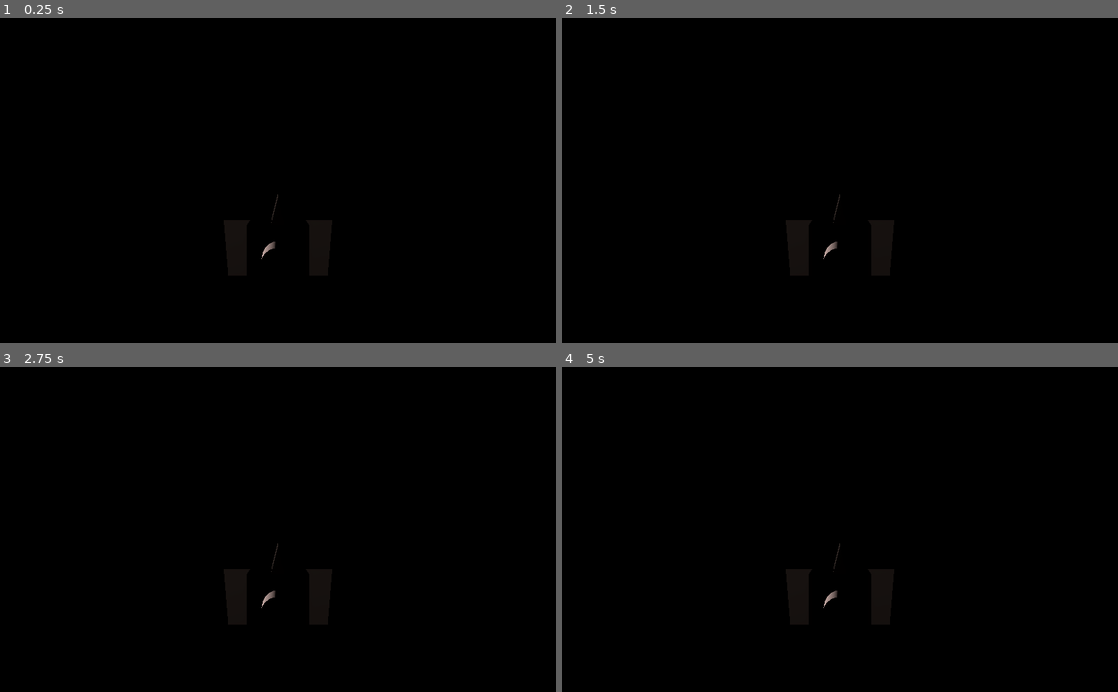
Above: before the commit, frames 1-4 (two rows, left to right).
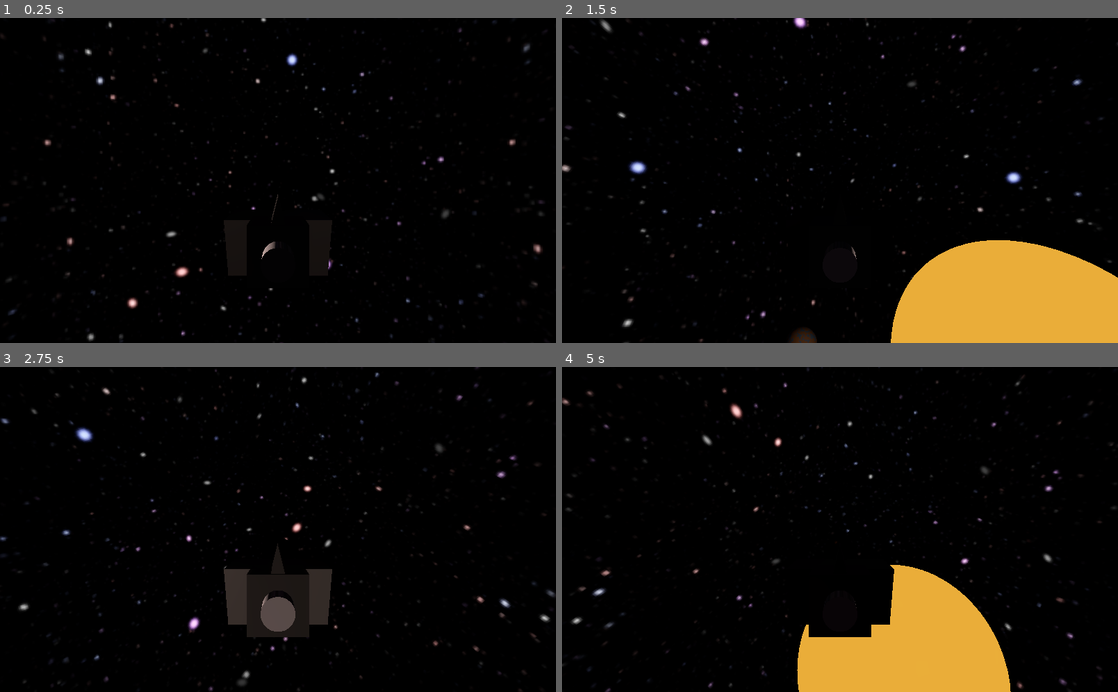
Above: after the commit, the same moments.

Repository: znapfel/space-demo
Game: Godot game, scene res://Game.tscn
Same seed, same stepped clock (60 frames per second), same inputs: the game is played once before the commit and once after it.
Inputs:
- Up to frame 1 (0.25 s): no input
- Up to frame 2 (1.5 s): tap Enter at 0.5 s; hold Right (ui_right) 0.53-1.28 s; hold Down (ui_down) from 1.28 s (still down)
- Up to frame 3 (2.75 s): release Down (ui_down) at 2.03 s; hold Right (ui_right) from 2.03 s (still down)
- Up to frame 4 (5 s): release Right (ui_right) at 2.78 s; hold Q (ui_forward) 2.78-3.53 s; tap Space at 3.5 s; hold Left (ui_left) from 3.53 s (still down)

The runs differ from the first frame. In frame 1, 1.4% of the frame differs, in the area x 0-99%, y 0-100%; in frame 2, 12%, in the area x 0-100%, y 0-100%; in frame 3, 5.0%; in frame 4, 11%.
Error before the commit: Parse Error: The method "transform_object_local" isn't declared in the current class. (res://Scripts/ship.gd:19)

Commit message:
fixed skybox butthole effect

Diff:
--- a/Assets/ship.tscn
+++ b/Assets/ship.tscn
@@ -35,10 +35,9 @@
 [sub_resource type="CylinderMesh" id=9]
 
 [node name="ship" type="KinematicBody"]
-transform = Transform( 1, 0, 0, 0, 1, 0, 0, 0, 1, 0, 0, 0 )
 
 [node name="CollisionShape" type="CollisionShape" parent="."]
-transform = Transform( -5.24537e-08, 0, 1.2, 0, 1.2, 0, -1.2, 0, -5.24537e-08, 0.346028, 0, 0 )
+transform = Transform( -5.24537e-008, 0, 1.2, 0, 1.2, 0, -1.2, 0, -5.24537e-008, 0.346028, 0, 0 )
 shape = SubResource( 1 )
 
 [node name="body" type="MeshInstance" parent="."]
@@ -47,29 +46,29 @@
 material/0 = SubResource( 3 )
 
 [node name="nose" type="MeshInstance" parent="."]
-transform = Transform( 9.55343e-16, 0.5, 2.18557e-08, 2.18557e-08, -2.18557e-08, 0.5, 0.5, 0, -2.18557e-08, 1.49501, 0, 0 )
+transform = Transform( 9.55343e-016, 0.5, 2.18557e-008, 2.18557e-008, -2.18557e-008, 0.5, 0.5, 0, -2.18557e-008, 1.49501, 0, 0 )
 mesh = SubResource( 4 )
 material/0 = SubResource( 3 )
 
 [node name="wings" type="MeshInstance" parent="."]
-transform = Transform( -0.430182, -0.409576, -8.74228e-08, -0.614364, 0.286788, 0, 3.76077e-08, 3.58063e-08, -1, 0, 0.2, 0 )
+transform = Transform( -0.430182, -0.409576, -8.74228e-008, -0.614364, 0.286788, 0, 3.76077e-008, 3.58063e-008, -1, 0, 0.2, 0 )
 mesh = SubResource( 5 )
 material/0 = SubResource( 3 )
 
 [node name="cockpit" type="MeshInstance" parent="."]
-transform = Transform( 0.4, 0, 0, 0, -1.74846e-08, -0.4, 0, 0.4, -1.74846e-08, 1.01459, 0.427698, 0 )
+transform = Transform( 0.4, 0, 0, 0, -1.74846e-008, -0.4, 0, 0.4, -1.74846e-008, 1.01459, 0.427698, 0 )
 mesh = SubResource( 6 )
 material/0 = SubResource( 7 )
 
 [node name="sick_tail_thing" type="MeshInstance" parent="."]
-transform = Transform( -1.09278e-08, 0, 0.5, 0, 0.5, 0, -0.25, 0, -2.18557e-08, -0.471948, 0.457108, 0 )
+transform = Transform( -1.09278e-008, 0, 0.5, 0, 0.5, 0, -0.25, 0, -2.18557e-008, -0.471948, 0.457108, 0 )
 mesh = SubResource( 8 )
 material/0 = SubResource( 3 )
 
 [node name="exhaust" type="MeshInstance" parent="."]
-transform = Transform( -1.09278e-08, -0.25, 0, 0.25, -1.09278e-08, 0, 0, 0, 0.25, -1.11535, 0, 0 )
+transform = Transform( -1.09278e-008, -0.25, 0, 0.25, -1.09278e-008, 0, 0, 0, 0.25, -1.11535, 0, 0 )
 mesh = SubResource( 9 )
 material/0 = null
 
 [node name="Camera" type="Camera" parent="."]
-transform = Transform( -4.37114e-08, 0, -1, 0, 1, 0, 1, 0, -4.37114e-08, -4.69152, 1.21681, 0 )
+transform = Transform( -4.37114e-008, 0, -1, 0, 1, 0, 1, 0, -4.37114e-008, -4.69152, 1.21681, 0 )
--- a/Game.tscn
+++ b/Game.tscn
@@ -1,13 +1,21 @@
-[gd_scene load_steps=18 format=2]
+[gd_scene load_steps=21 format=2]
 
 [ext_resource path="res://Assets/Environment.tscn" type="PackedScene" id=1]
-[ext_resource path="res://Assets/ship.tscn" type="PackedScene" id=2]
-[ext_resource path="res://Scripts/ship.gd" type="Script" id=3]
-[ext_resource path="res://Assets/sun.tscn" type="PackedScene" id=4]
-[ext_resource path="res://Scripts/orbit.gd" type="Script" id=5]
-[ext_resource path="res://Assets/planet.tscn" type="PackedScene" id=6]
-[ext_resource path="res://Scripts/planet.gd" type="Script" id=7]
-[ext_resource path="res://Scripts/Planet2.gd" type="Script" id=8]
+[ext_resource path="res://panorama_image.png" type="Texture" id=2]
+[ext_resource path="res://Assets/ship.tscn" type="PackedScene" id=3]
+[ext_resource path="res://Scripts/ship.gd" type="Script" id=4]
+[ext_resource path="res://Assets/sun.tscn" type="PackedScene" id=5]
+[ext_resource path="res://Scripts/orbit.gd" type="Script" id=6]
+[ext_resource path="res://Assets/planet.tscn" type="PackedScene" id=7]
+[ext_resource path="res://Scripts/planet.gd" type="Script" id=8]
+[ext_resource path="res://Scripts/Planet2.gd" type="Script" id=9]
+
+[sub_resource type="PanoramaSky" id=12]
+panorama = ExtResource( 2 )
+
+[sub_resource type="Environment" id=11]
+background_mode = 2
+background_sky = SubResource( 12 )
 
 [sub_resource type="SpatialMaterial" id=1]
 albedo_color = Color( 0.788235, 0.72549, 0.447059, 1 )
@@ -102,10 +110,11 @@
 [node name="Game" type="Spatial"]
 
 [node name="WorldEnvironment" parent="." instance=ExtResource( 1 )]
+environment = SubResource( 11 )
 
-[node name="ship" parent="." instance=ExtResource( 2 )]
+[node name="ship" parent="." instance=ExtResource( 3 )]
 transform = Transform( 0.5, 0, 0, 0, 0.5, 0, 0, 0, 0.5, 0.435344, 1.83332, 11.932 )
-script = ExtResource( 3 )
+script = ExtResource( 4 )
 
 [node name="Sun" type="MeshInstance" parent="."]
 transform = Transform( 5, 0, 0, 0, 5, 0, 0, 0, 5, -0.039698, 0.00368452, 0.00253135 )
@@ -114,36 +123,35 @@
 mesh = SubResource( 4 )
 material/0 = null
 
-[node name="sunlight" parent="Sun" instance=ExtResource( 4 )]
+[node name="sunlight" parent="Sun" instance=ExtResource( 5 )]
 transform = Transform( 2, 0, 0, 0, 2, 0, 0, 0, 2, -0.0119887, 0.0553586, 0.00626826 )
 light_color = Color( 0.996078, 0.858824, 0.831373, 1 )
 omni_range = 34.0366
 
 [node name="orbit" type="Spatial" parent="Sun"]
 transform = Transform( 0.906308, 0, 0.422618, 0, 1, 0, -0.422618, 0, 0.906308, 0, 0, 0 )
-script = ExtResource( 5 )
+script = ExtResource( 6 )
 
-[node name="planet" parent="Sun/orbit" instance=ExtResource( 6 )]
+[node name="planet" parent="Sun/orbit" instance=ExtResource( 7 )]
 transform = Transform( 0.5, 0, 0, 0, 0.5, 0, 0, 0, 0.5, 4.35487, -0.0250051, -1.86398 )
-script = ExtResource( 7 )
+script = ExtResource( 8 )
 
 [node name="orbit2" type="Spatial" parent="Sun"]
 transform = Transform( 0.0348994, 0, 0.999391, 0, 1, 0, -0.999391, 0, 0.0348994, 0, 0, 0 )
-script = ExtResource( 5 )
+script = ExtResource( 6 )
 
 [node name="Planet2" type="MeshInstance" parent="Sun/orbit2"]
 transform = Transform( 0.5, 0, 0, 0, 0.5, 0, 0, 0, 0.5, 3.85179, 0.0467983, -5.61736 )
 material_override = SubResource( 6 )
 mesh = SubResource( 7 )
 material/0 = null
-script = ExtResource( 8 )
+script = ExtResource( 9 )
 
 [node name="orbit3" type="Spatial" parent="."]
 transform = Transform( 0.453154, 0, 0.211309, 0, 0.5, 0, -0.211309, 0, 0.453154, -0.039698, 0.00368452, 0.00253135 )
-script = ExtResource( 5 )
+script = ExtResource( 6 )
 
 [node name="Viewport" type="Viewport" parent="."]
-editor/display_folded = true
 size = Vector2( 1024, 528 )
 hdr = false
 disable_3d = true
--- a/Scripts/ship.gd
+++ b/Scripts/ship.gd
@@ -15,5 +15,3 @@
 		rotate_object_local(Vector3(0, 0, -1), .05)
 	if (Input.is_action_pressed("ui_down")):
 		rotate_object_local(Vector3(0, 0, 1), .05)
-	if (Input.is_action_pressed("ui_forward")):
-		transform_object_local(Vector3(0, 0, 1), .05)
Binary file added: Starry-Night-Space-Texture.jpg
Not shown, added: Starry-Night-Space-Texture.jpg.import
Binary file added: panorama_image.png
Not shown, added: panorama_image.png.import
Binary file added: yiqf77kv.bmp
Not shown, added: yiqf77kv.bmp.import
